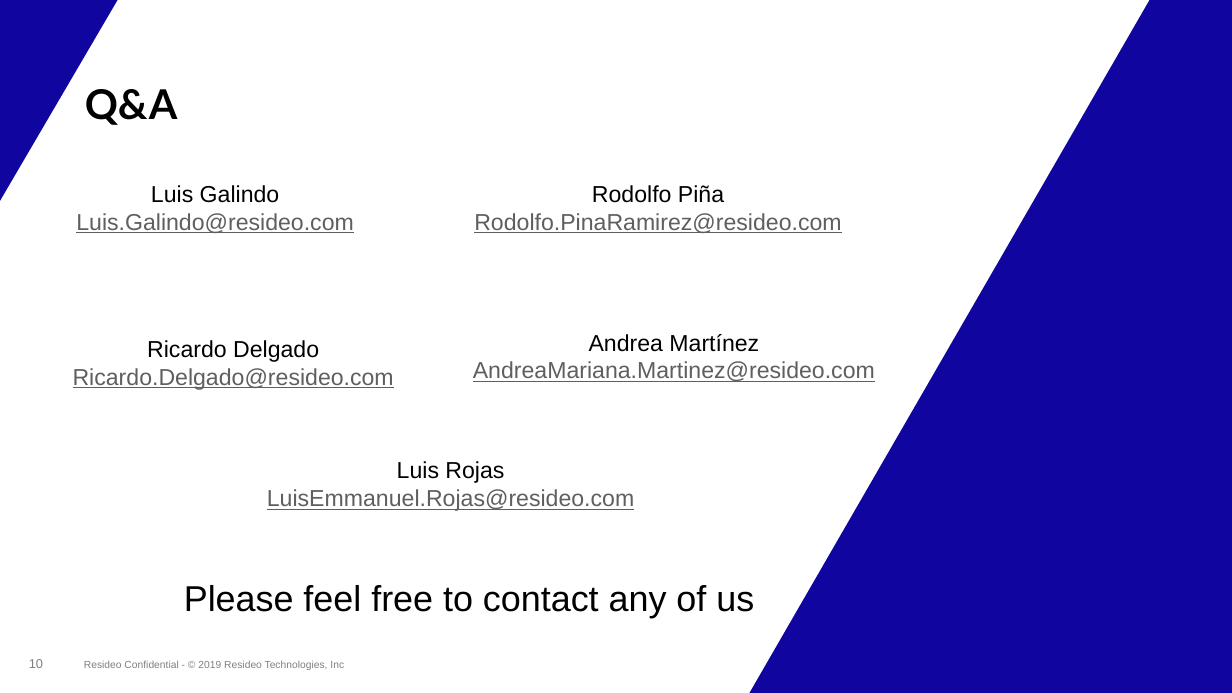
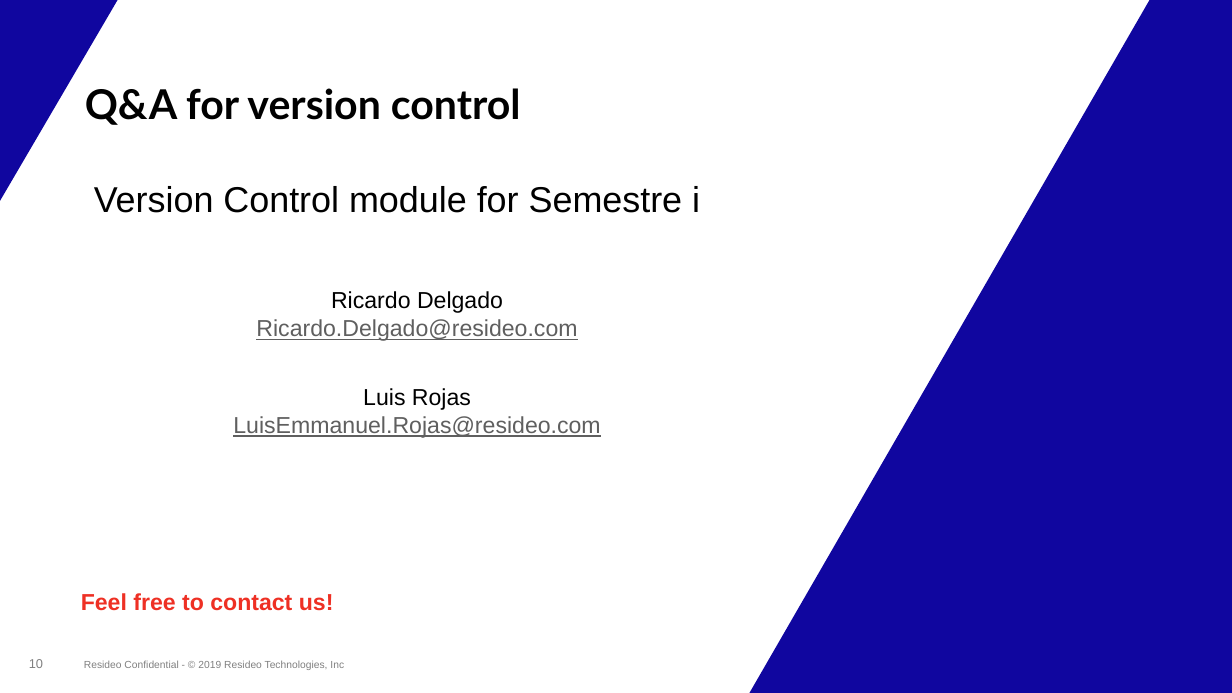
Before and after one commit to taraalma/00_Semestrei_IntroVCS, a slide deck: slide 11 of Documents/Version Control System.PPTX. Drawn at 1232x693 pixels with LibreOffice and Linux fonts; fonts in the diff are those of the drawing; background and template pictures are left out. Boxes give left, top, right and bottom in pixels: in the first picture for what was removed or moved away, otherwise in the second. Text is boxed around its words. In the diff, an @@ line names an element or a change of style, - is before the commit and + after.

```diff
--- a/Documents/Version Control System.PPTX
+++ b/Documents/Version Control System.PPTX
@@ title at (x1=85, y1=88, x2=521, y2=125): text changed @@
-Q&A
+Q&A for version control
@@ text removed at (x1=76, y1=185, x2=354, y2=233) @@
-Luis Galindo
-Luis.Galindo@resideo.com
@@ text added at (x1=94, y1=186, x2=700, y2=213), 28 pt, text #000000 @@
+Version Control module for Semestre i
@@ text removed at (x1=474, y1=185, x2=841, y2=233) @@
-Rodolfo Piña
-Rodolfo.PinaRamirez@resideo.com
@@ text "Ricardo Delgado" moved from (x1=73, y1=340, x2=394, y2=390) to (x1=256, y1=291, x2=577, y2=341) @@
@@ text removed at (x1=473, y1=334, x2=875, y2=382) @@
-Andrea Martínez
-AndreaMariana.Martinez@resideo.com
@@ text "Luis Rojas" moved from (x1=267, y1=461, x2=634, y2=511) to (x1=233, y1=388, x2=600, y2=438) @@
@@ text at (x1=81, y1=593, x2=334, y2=611): text changed; size 28 to 18 pt; text colour #000000 to #EE3024; bold on @@
-Please feel free to contact any of us
+Feel free to contact us!
```
Also in this commit, not shown: 2 other slides changed.
